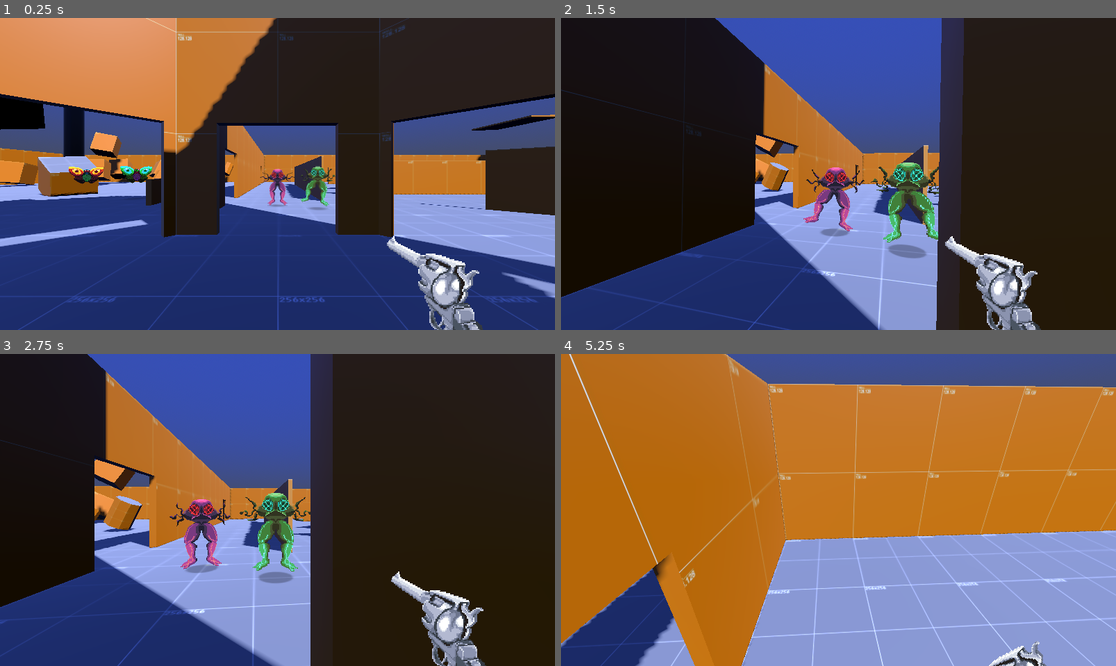
Above: before the commit, frames 1-4 (two rows, left to right).
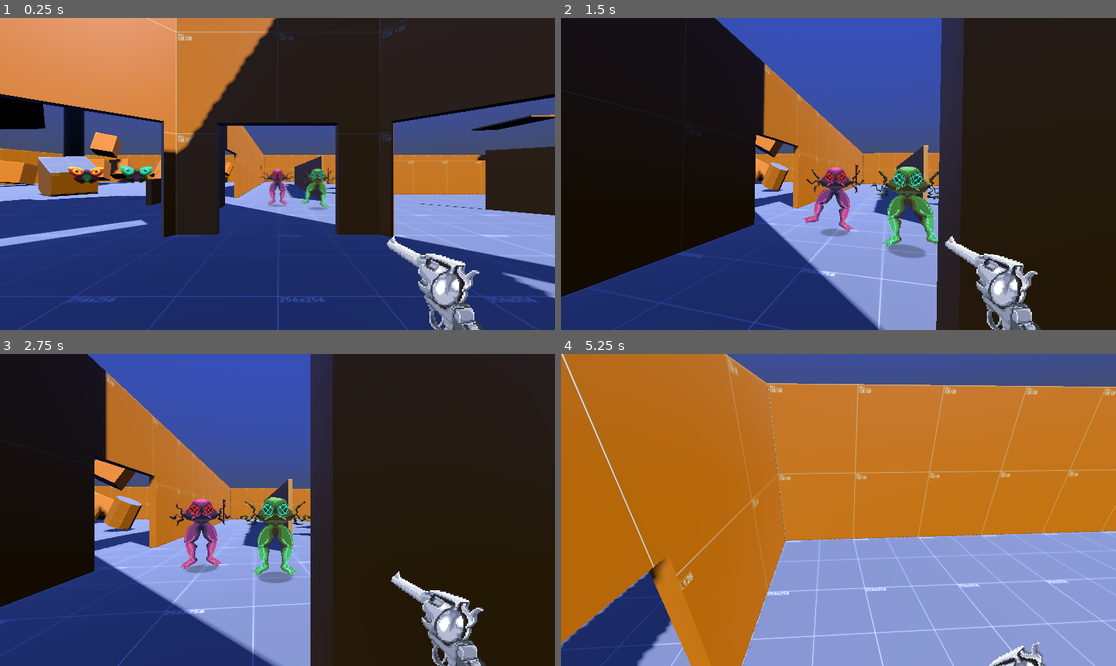
Above: after the commit, the same moments.

Repository: Liloslash/CocoonstrikeV2
Game: Godot game, scene res://world.tscn
Same seed, same stepped clock (60 frames per second), same inputs: the game is played once before the commit and once after it. Sound files missing from this copy of the repository are replaced by a short silence.
Inputs (mouse positions are in pixels of both pictures, inside the frame that each line leads up to):
- Up to frame 1 (0.25 s): no input
- Up to frame 2 (1.5 s): move the mouse to (866, 174) at 0.52 s; hold W (up) from 0.53 s (still down); click (866, 174) at 0.6 s; tap Space (jump) at 0.77 s; move the mouse to (810, 174) at 1.27 s; tap Q (slam) at 1.35 s
- Up to frame 3 (2.75 s): keep holding W (up); tap Space (jump) at 1.52 s; move the mouse to (288, 503) at 2.02 s; click (288, 503) at 2.1 s
- Up to frame 4 (5.25 s): keep holding W (up); move the mouse to (832, 516) at 2.77 s; tap Q (slam) at 2.85, 4.35 s; tap Space (jump) at 3.02, 3.77, 4.52 s; move the mouse to (877, 513) at 3.52 s; click (877, 513) at 3.6 s; tap R (reload) at 4.15 s; move the mouse to (794, 506) at 4.27 s; move the mouse to (844, 510) at 5.02 s; click (844, 510) at 5.1 s

The runs differ from the first frame. In frame 1, 0.6% of the frame differs, in the area x 12-61%, y 47-62%; in frame 2, 1.3%; in frame 3, 1.1%; in frame 4, 3.6%, in the area x 0-100%, y 0-100%.

Commit message:
création d'un effet de mort pour les enemies. mise à jour des docs

Diff:
--- /dev/null
+++ b/Effects/Shaders/pixel_dissolve.gdshader
@@ -0,0 +1,47 @@
+shader_type spatial;
+render_mode unshaded, cull_disabled;
+
+uniform sampler2D texture_albedo;
+
+uniform float dissolve_amount : hint_range(0.0, 1.0) = 0.0;
+uniform float pixel_size : hint_range(1.0, 64.0) = 8.0;
+uniform float edge_glow : hint_range(0.0, 4.0) = 1.5;
+uniform vec3 edge_color : source_color = vec3(1.0, 0.7, 0.2);
+
+float hash(vec2 p) {
+	return fract(sin(dot(p, vec2(127.1, 311.7))) * 43758.5453123);
+}
+
+void fragment() {
+	vec2 uv = UV;
+	ivec2 tex_resolution = textureSize(texture_albedo, 0);
+	vec2 texel = 1.0 / vec2(max(tex_resolution, ivec2(1)));
+	vec2 nearest_uv = (floor(uv / texel) + 0.5) * texel;
+
+	vec2 pixel_uv = nearest_uv;
+	if (pixel_size > 1.0) {
+		pixel_uv = (floor(uv * pixel_size) + 0.5) / pixel_size;
+	}
+	pixel_uv = (floor(pixel_uv / texel) + 0.5) * texel;
+
+	vec4 base_color = texture(texture_albedo, nearest_uv) * COLOR;
+	vec4 pixel_color = texture(texture_albedo, pixel_uv) * COLOR;
+
+	if (base_color.a <= 0.01) {
+		discard;
+	}
+
+	float noise = hash(pixel_uv * 256.0);
+	if (noise < dissolve_amount) {
+		discard;
+	}
+
+	float t = max(clamp((pixel_size - 1.0) / 24.0, 0.0, 1.0), smoothstep(0.15, 0.95, dissolve_amount));
+	vec3 final_rgb = mix(base_color.rgb, pixel_color.rgb, t);
+
+	float border = smoothstep(dissolve_amount, dissolve_amount + 0.05, noise);
+
+	ALBEDO = final_rgb;
+	ALPHA = base_color.a;
+	EMISSION = edge_color * border * edge_glow * base_color.a;
+}
--- a/Enemy/big_monster_v1.gd
+++ b/Enemy/big_monster_v1.gd
@@ -1,4 +1,6 @@
 extends "res://Enemy/enemy_base.gd"
+
+const DISSOLVE_SHADER = preload("res://Effects/Shaders/pixel_dissolve.gdshader")
 
 # === BIG MONSTER V1 ===
 # Ennemi terrestre commun - équilibré entre vitesse et résistance
@@ -6,7 +8,12 @@
 
 # === PARAMÈTRES EXPORTÉS SPÉCIFIQUES AU BIG MONSTER V1 ===
 @export_group("BigMonster V1 - Statistiques")
-@export var big_monster_v1_max_health: int = 125
+@export var big_monster_v1_max_health: int = 62
+
+@export_group("BigMonster V1 - Dissolution")
+@export var death_dissolve_duration: float = 0.45
+@export var death_pixel_size: float = 156.0
+@export var death_edge_glow: float = 1.0
 
 @export_group("BigMonster V1 - Mouvement")
 @export var big_monster_v1_movement_speed: float = 1.0  # Vitesse moyenne de référence
@@ -30,6 +37,9 @@
 # === VARIABLES SPÉCIFIQUES AU BIG MONSTER V1 ===
 var gravity: float  # Gravité pour ce monstre
 var initial_position: Vector3  # Position initiale définie dans la scène
+@onready var dissolve_material: ShaderMaterial = null
+var _dissolve_connection_established: bool = false
+var _dissolve_tween: Tween = null
 
 # === MÉTHODES VIRTUELLES SURCHARGÉES ===
 
@@ -60,6 +70,21 @@
 	# Démarrer l'animation de marche en permanence
 	if sprite and sprite.sprite_frames and sprite.sprite_frames.has_animation("BigMonsterV1IdleAnim"):
 		sprite.play("BigMonsterV1IdleAnim")
+
+	# Préparer le matériau de dissolution pixelisée
+	if sprite:
+		dissolve_material = ShaderMaterial.new()
+		dissolve_material.shader = DISSOLVE_SHADER
+		var average_color: Color = (impact_color_1 + impact_color_2 + impact_color_3 + impact_color_4) / 4.0
+		dissolve_material.set_shader_parameter("dissolve_amount", 0.0)
+		dissolve_material.set_shader_parameter("pixel_size", 1.0)
+		dissolve_material.set_shader_parameter("edge_glow", death_edge_glow)
+		dissolve_material.set_shader_parameter("edge_color", Vector3(average_color.r, average_color.g, average_color.b))
+		sprite.material_override = dissolve_material
+		_update_dissolve_texture()
+		if not _dissolve_connection_established:
+			sprite.frame_changed.connect(_update_dissolve_texture)
+			_dissolve_connection_established = true
 
 func _on_physics_process(_delta: float):
 	# Physique spécifique au BigMonster V1 (terrestre, reste au sol)
@@ -92,11 +117,45 @@
 	pass
 
 func _on_death():
-	# Effets de mort spécifiques au BigMonster V1 (pour plus tard)
-	pass
+	if not sprite or dissolve_material == null:
+		return false
+
+	if _dissolve_connection_established and sprite.frame_changed.is_connected(_update_dissolve_texture):
+		sprite.frame_changed.disconnect(_update_dissolve_texture)
+		_dissolve_connection_established = false
+
+	if _dissolve_tween and _dissolve_tween.is_running():
+		_dissolve_tween.kill()
+
+	_dissolve_tween = create_tween()
+	_dissolve_tween.set_parallel(true)
+	_dissolve_tween.tween_property(dissolve_material, "shader_parameter/dissolve_amount", 1.0, death_dissolve_duration)\
+		.set_trans(Tween.TRANS_CUBIC)\
+		.set_ease(Tween.EASE_IN)
+	_dissolve_tween.tween_property(dissolve_material, "shader_parameter/pixel_size", death_pixel_size, death_dissolve_duration)\
+		.set_trans(Tween.TRANS_CUBIC)\
+		.set_ease(Tween.EASE_OUT)
+
+	_dissolve_tween.finished.connect(func():
+		if is_instance_valid(sprite):
+			sprite.visible = false
+		queue_free()
+	)
+
+	return true
 
 # === MÉTHODE SPÉCIFIQUE AU BIG MONSTER V1 ===
 # Cette méthode sera utilisée par PlayerCombat pour récupérer les couleurs d'impact
 func get_impact_colors() -> Array[Color]:
 	# Retourne les 4 couleurs d'impact du BigMonster V1 (tons rouge/orange/brun)
 	return [impact_color_1, impact_color_2, impact_color_3, impact_color_4]
+
+func _update_dissolve_texture():
+	if not sprite or not sprite.sprite_frames or dissolve_material == null:
+		return
+	var frames: SpriteFrames = sprite.sprite_frames
+	var current_animation: StringName = sprite.animation
+	var current_frame: int = sprite.frame
+	var frame_texture: Texture2D = frames.get_frame_texture(current_animation, current_frame)
+	if frame_texture:
+		dissolve_material.set_shader_parameter("texture_albedo", frame_texture)
--- a/Enemy/big_monster_v1.tscn
+++ b/Enemy/big_monster_v1.tscn
@@ -222,7 +222,7 @@
 script = ExtResource("2_script_v1")
 
 [node name="AnimatedSprite3D" type="AnimatedSprite3D" parent="."]
-texture_filter = 2
+texture_filter = 0
 sprite_frames = SubResource("SpriteFrames_big_monster_v1")
 animation = &"BigMonsterV1WalkAnim"
 autoplay = "BigMonsterV1WalkAnim"
--- a/Enemy/big_monster_v2.gd
+++ b/Enemy/big_monster_v2.gd
@@ -1,4 +1,6 @@
 extends "res://Enemy/enemy_base.gd"
+
+const DISSOLVE_SHADER = preload("res://Effects/Shaders/pixel_dissolve.gdshader")
 
 # === BIG MONSTER V2 ===
 # Ennemi terrestre tank - plus résistant et dangereux que le V1
@@ -6,7 +8,12 @@
 
 # === PARAMÈTRES EXPORTÉS SPÉCIFIQUES AU BIG MONSTER V2 ===
 @export_group("BigMonster V2 - Statistiques")
-@export var big_monster_v2_max_health: int = 155
+@export var big_monster_v2_max_health: int = 62
+
+@export_group("BigMonster V2 - Dissolution")
+@export var death_dissolve_duration: float = 0.45
+@export var death_pixel_size: float = 156.0
+@export var death_edge_glow: float = 1.0
 
 @export_group("BigMonster V2 - Mouvement")
 @export var big_monster_v2_movement_speed: float = 0.75  # 25% plus lent que V1 (1.0 → 0.75)
@@ -30,6 +37,9 @@
 # === VARIABLES SPÉCIFIQUES AU BIG MONSTER V2 ===
 var gravity: float  # Gravité pour ce monstre
 var initial_position: Vector3  # Position initiale définie dans la scène
+@onready var dissolve_material: ShaderMaterial = null
+var _dissolve_connection_established: bool = false
+var _dissolve_tween: Tween = null
 
 # === MÉTHODES VIRTUELLES SURCHARGÉES ===
 
@@ -60,6 +70,20 @@
 	# Démarrer l'animation de marche en permanence (utilise l'animation complexe de BigMonsterV2)
 	if sprite and sprite.sprite_frames and sprite.sprite_frames.has_animation("BigMonsterV2WalkAnim"):
 		sprite.play("BigMonsterV2WalkAnim")
+
+	if sprite:
+		dissolve_material = ShaderMaterial.new()
+		dissolve_material.shader = DISSOLVE_SHADER
+		var average_color: Color = (impact_color_1 + impact_color_2 + impact_color_3 + impact_color_4) / 4.0
+		dissolve_material.set_shader_parameter("dissolve_amount", 0.0)
+		dissolve_material.set_shader_parameter("pixel_size", 1.0)
+		dissolve_material.set_shader_parameter("edge_glow", death_edge_glow)
+		dissolve_material.set_shader_parameter("edge_color", Vector3(average_color.r, average_color.g, average_color.b))
+		sprite.material_override = dissolve_material
+		_update_dissolve_texture()
+		if not _dissolve_connection_established:
+			sprite.frame_changed.connect(_update_dissolve_texture)
+			_dissolve_connection_established = true
 
 func _on_physics_process(_delta: float):
 	# Physique spécifique au BigMonster V2 (terrestre, reste au sol, plus lent)
@@ -92,11 +116,44 @@
 	pass
 
 func _on_death():
-	# Effets de mort spécifiques au BigMonster V2 (pour plus tard)
-	pass
+	if not sprite or dissolve_material == null:
+		return false
+
+	if _dissolve_connection_established and sprite.frame_changed.is_connected(_update_dissolve_texture):
+		sprite.frame_changed.disconnect(_update_dissolve_texture)
+		_dissolve_connection_established = false
+
+	if _dissolve_tween and _dissolve_tween.is_running():
+		_dissolve_tween.kill()
+
+	_dissolve_tween = create_tween()
+	_dissolve_tween.set_parallel(true)
+	_dissolve_tween.tween_property(dissolve_material, "shader_parameter/dissolve_amount", 1.0, death_dissolve_duration)\
+		.set_trans(Tween.TRANS_CUBIC)\
+		.set_ease(Tween.EASE_IN)
+	_dissolve_tween.tween_property(dissolve_material, "shader_parameter/pixel_size", death_pixel_size, death_dissolve_duration)\
+		.set_trans(Tween.TRANS_CUBIC)\
+		.set_ease(Tween.EASE_OUT)
+	_dissolve_tween.finished.connect(func():
+		if is_instance_valid(sprite):
+			sprite.visible = false
+		queue_free()
+	)
+
+	return true
 
 # === MÉTHODE SPÉCIFIQUE AU BIG MONSTER V2 ===
 # Cette méthode sera utilisée par PlayerCombat pour récupérer les couleurs d'impact
 func get_impact_colors() -> Array[Color]:
 	# Retourne les 4 couleurs d'impact du BigMonster V2 (tons violet/gris)
 	return [impact_color_1, impact_color_2, impact_color_3, impact_color_4]
+
+func _update_dissolve_texture():
+	if not sprite or not sprite.sprite_frames or dissolve_material == null:
+		return
+	var frames: SpriteFrames = sprite.sprite_frames
+	var current_animation: StringName = sprite.animation
+	var current_frame: int = sprite.frame
+	var frame_texture: Texture2D = frames.get_frame_texture(current_animation, current_frame)
+	if frame_texture:
+		dissolve_material.set_shader_parameter("texture_albedo", frame_texture)
--- a/Enemy/big_monster_v2.tscn
+++ b/Enemy/big_monster_v2.tscn
@@ -204,7 +204,7 @@
 
 [sub_resource type="CapsuleShape3D" id="CapsuleShape3D_big_monster_v2"]
 radius = 0.375363
-height = 1.17387
+height = 1.06691
 
 [sub_resource type="CapsuleShape3D" id="CapsuleShape3D_area_v2"]
 height = 1.58141
@@ -214,7 +214,7 @@
 script = ExtResource("2_script_v2")
 
 [node name="AnimatedSprite3D" type="AnimatedSprite3D" parent="."]
-texture_filter = 2
+texture_filter = 0
 sprite_frames = SubResource("SpriteFrames_big_monster_v2")
 animation = &"BigMonsterV2WalkAnim"
 autoplay = "BigMonsterV2WalkAnim"
--- a/Enemy/enemy_base.gd
+++ b/Enemy/enemy_base.gd
@@ -226,7 +226,9 @@
 	_disable_collisions()
 
 	# Appeler la méthode virtuelle pour les effets de mort spécifiques
-	_on_death()
+	var death_handled = _on_death()
+	if death_handled == true:
+		return
 
 	# SUPPRESSION DU FREEZE DE MORT - à recréer plus tard selon les besoins
 	queue_free()
--- a/Enemy/papillon_v1.gd
+++ b/Enemy/papillon_v1.gd
@@ -1,4 +1,6 @@
 extends "res://Enemy/enemy_base.gd"
+
+const DISSOLVE_SHADER = preload("res://Effects/Shaders/pixel_dissolve.gdshader")
 
 # === PAPILLON V1 ===
 # Ennemi volant qui hérite de toute la logique commune d'EnemyBase
@@ -40,6 +42,9 @@
 var float_timer: float = 0.0
 var has_ground_contact: bool = false
 var desired_height: float = 0.0
+@onready var dissolve_material: ShaderMaterial = null
+var _dissolve_connection_established: bool = false
+var _dissolve_tween: Tween = null
 
 # === MÉTHODES VIRTUELLES SURCHARGÉES ===
 
@@ -64,6 +69,21 @@
 	# Démarrer l'animation de vol en permanence
 	if sprite and sprite.sprite_frames and sprite.sprite_frames.has_animation("PapillonV1IdleAnim"):
 		sprite.play("PapillonV1IdleAnim")
+
+	# Préparer le matériau de dissolution pixelisée
+	if sprite:
+		dissolve_material = ShaderMaterial.new()
+		dissolve_material.shader = DISSOLVE_SHADER
+		var average_color: Color = (impact_color_1 + impact_color_2 + impact_color_3 + impact_color_4) / 4.0
+		dissolve_material.set_shader_parameter("dissolve_amount", 0.0)
+		dissolve_material.set_shader_parameter("pixel_size", 1.0)
+		dissolve_material.set_shader_parameter("edge_glow", 1.4)
+		dissolve_material.set_shader_parameter("edge_color", Vector3(average_color.r, average_color.g, average_color.b))
+		sprite.material_override = dissolve_material
+		_update_dissolve_texture()
+		if not _dissolve_connection_established:
+			sprite.frame_changed.connect(_update_dissolve_texture)
+			_dissolve_connection_established = true
 
 func _on_physics_process(delta: float):
 	float_timer += delta * float_speed
@@ -100,8 +120,41 @@
 	pass
 
 func _on_death():
-	# Effets de mort spécifiques au papillon (pour plus tard)
-	pass
+	if not sprite or dissolve_material == null:
+		return false
+
+	if _dissolve_connection_established and sprite.frame_changed.is_connected(_update_dissolve_texture):
+		sprite.frame_changed.disconnect(_update_dissolve_texture)
+		_dissolve_connection_established = false
+
+	if _dissolve_tween and _dissolve_tween.is_running():
+		_dissolve_tween.kill()
+
+	_dissolve_tween = create_tween()
+	_dissolve_tween.set_parallel(true)
+	_dissolve_tween.tween_property(dissolve_material, "shader_parameter/dissolve_amount", 1.0, 0.45)\
+		.set_trans(Tween.TRANS_CUBIC)\
+		.set_ease(Tween.EASE_IN)
+	_dissolve_tween.tween_property(dissolve_material, "shader_parameter/pixel_size", 26.0, 0.45)\
+		.set_trans(Tween.TRANS_CUBIC)\
+		.set_ease(Tween.EASE_OUT)
+	_dissolve_tween.finished.connect(func():
+		if is_instance_valid(sprite):
+			sprite.visible = false
+		queue_free()
+	)
+
+	return true
+
+func _update_dissolve_texture():
+	if not sprite or not sprite.sprite_frames or dissolve_material == null:
+		return
+	var frames: SpriteFrames = sprite.sprite_frames
+	var current_animation: StringName = sprite.animation
+	var current_frame: int = sprite.frame
+	var frame_texture: Texture2D = frames.get_frame_texture(current_animation, current_frame)
+	if frame_texture:
+		dissolve_material.set_shader_parameter("texture_albedo", frame_texture)
 
 # === MÉTHODE SPÉCIFIQUE AU PAPILLON ===
 # Cette méthode sera utilisée par PlayerCombat pour récupérer les couleurs d'impact
--- a/Enemy/papillon_v2.gd
+++ b/Enemy/papillon_v2.gd
@@ -1,4 +1,6 @@
 extends "res://Enemy/enemy_base.gd"
+
+const DISSOLVE_SHADER = preload("res://Effects/Shaders/pixel_dissolve.gdshader")
 
 # === PAPILLON V2 ===
 # Ennemi volant plus agressif que le V1
@@ -6,64 +8,76 @@
 
 # === PARAMÈTRES EXPORTÉS SPÉCIFIQUES AU PAPILLON V2 ===
 @export_group("Papillon V2 - Statistiques")
-@export var papillon_max_health: int = 75  # Même PV que le V1
+@export var papillon_max_health: int = 75
 
 @export_group("Papillon V2 - Mouvement")
-@export var papillon_v2_movement_speed: float = 1.5  # 1.5× plus rapide que le V1
+@export var papillon_v2_movement_speed: float = 1.5
 
 @export_group("Papillon V2 - Attaque")
-@export var papillon_v2_damage_dealt: int = 20  # 2× les dégâts du V1 (10 → 20)
+@export var papillon_v2_damage_dealt: int = 20
 
 @export_group("Papillon V2 - Vol")
-@export var hover_height: float = 1.2  # Hauteur cible au-dessus du sol
-@export var float_amplitude: float = 0.15  # Amplitude du flottement (haut/bas)
-@export var float_speed: float = 3.0  # Flottement 2× plus rapide que V1 (1.5 → 3.0)
-@export var hover_strength: float = 10.0  # Force de rappel vers la hauteur cible (un peu plus ferme que V1)
-@export var hover_damping: float = 0.9  # Amortissement pour éviter les oscillations infinies
-@export var gravity_scale: float = 1.0  # Multiplicateur de gravité
-@export var max_hover_ray_distance: float = 10.0  # Distance maximum du raycast vers le sol
-@export var hover_follow_speed: float = 7.5  # Lerp vers la hauteur cible
-@export_flags_3d_physics var hover_collision_mask: int = 1  # Layers considérées comme sol
+@export var hover_height: float = 1.2
+@export var float_amplitude: float = 0.15
+@export var float_speed: float = 3.0
+@export var hover_strength: float = 10.0
+@export var hover_damping: float = 0.9
+@export var gravity_scale: float = 1.0
+@export var max_hover_ray_distance: float = 10.0
+@export var hover_follow_speed: float = 7.5
+@export_flags_3d_physics var hover_collision_mask: int = 1
 
 @export_group("Papillon V2 - Couleurs d'Impact")
-@export var impact_color_1: Color = Color(1.0, 0.4, 0.2, 1)    # Orange
-@export var impact_color_2: Color = Color(1.0, 0.0, 0.2, 1)    # Rouge
-@export var impact_color_3: Color = Color(1.0, 0.7, 0.0, 1)    # Jaune-orange
-@export var impact_color_4: Color = Color(1.0, 0.5, 0.0, 1)    # Orange foncé
+@export var impact_color_1: Color = Color(1.0, 0.4, 0.2, 1)
+@export var impact_color_2: Color = Color(1.0, 0.0, 0.2, 1)
+@export var impact_color_3: Color = Color(1.0, 0.7, 0.0, 1)
+@export var impact_color_4: Color = Color(1.0, 0.5, 0.0, 1)
 
 @export_group("Papillon V2 - Ombre Portée")
-@export var papillon_v2_shadow_size: float = 0.75  # Taille de l'ombre (multiplicateur)
-@export var papillon_v2_shadow_opacity: float = 0.384  # Opacité de l'ombre (0.0 à 1.0)
+@export var papillon_v2_shadow_size: float = 0.75
+@export var papillon_v2_shadow_opacity: float = 0.384
 
 # === VARIABLES SPÉCIFIQUES AU PAPILLON V2 ===
 var gravity: float
 var float_timer: float = 0.0
 var has_ground_contact: bool = false
 var desired_height: float = 0.0
+@onready var dissolve_material: ShaderMaterial = null
+var _dissolve_connection_established: bool = false
+var _dissolve_tween: Tween = null
 
 # === MÉTHODES VIRTUELLES SURCHARGÉES ===
 
 func _on_enemy_ready():
-	# Initialisation spécifique au papillon V2
 	gravity = ProjectSettings.get_setting("physics/3d/default_gravity") * gravity_scale
 
-	# Configuration des collisions spécifique au papillon volant
-	collision_layer = 2  # Ennemi sur la layer 2 (détectable par raycast)
-	collision_mask = 3   # Détecte la layer 0 (environnement) + layer 1 (joueur)
+	collision_layer = 2
+	collision_mask = 3
 
-	# Override des valeurs d'EnemyBase avec celles du papillon V2
 	max_health = papillon_max_health
 	current_health = max_health
 	base_damage_dealt = papillon_v2_damage_dealt
 	movement_speed_multiplier = papillon_v2_movement_speed
 	shadow_size = papillon_v2_shadow_size
 	shadow_opacity = papillon_v2_shadow_opacity
-	# Réappliquer la configuration de l'ombre avec la nouvelle taille
 	_setup_shadow()
 
-	# Démarrer l'animation de vol en permanence
 	if sprite and sprite.sprite_frames and sprite.sprite_frames.has_animation("PapillonV2IdleAnim"):
 		sprite.play("PapillonV2IdleAnim")
+
+	if sprite:
+		dissolve_material = ShaderMaterial.new()
+		dissolve_material.shader = DISSOLVE_SHADER
+		var average_color: Color = (impact_color_1 + impact_color_2 + impact_color_3 + impact_color_4) / 4.0
+		dissolve_material.set_shader_parameter("dissolve_amount", 0.0)
+		dissolve_material.set_shader_parameter("pixel_size", 1.0)
+		dissolve_material.set_shader_parameter("edge_glow", 1.6)
+		dissolve_material.set_shader_parameter("edge_color", Vector3(average_color.r, average_color.g, average_color.b))
+		sprite.material_override = dissolve_material
+		_update_dissolve_texture()
+		if not _dissolve_connection_established:
+			sprite.frame_changed.connect(_update_dissolve_texture)
+			_dissolve_connection_established = true
 
 func _on_physics_process(delta: float):
 	float_timer += delta * float_speed
@@ -94,17 +108,45 @@
 		global_position.y = lerp(global_position.y, desired_height, t)
 		velocity.y = 0.0
 
-
 func _on_damage_taken(_damage: int):
-	# Réactions spécifiques aux dégâts (pour l'instant, rien de spécial)
 	pass
 
 func _on_death():
-	# Effets de mort spécifiques au papillon V2 (pour plus tard)
-	pass
+	if not sprite or dissolve_material == null:
+		return false
 
-# === MÉTHODE SPÉCIFIQUE AU PAPILLON V2 ===
-# Cette méthode sera utilisée par PlayerCombat pour récupérer les couleurs d'impact
+	if _dissolve_connection_established and sprite.frame_changed.is_connected(_update_dissolve_texture):
+		sprite.frame_changed.disconnect(_update_dissolve_texture)
+		_dissolve_connection_established = false
+
+	if _dissolve_tween and _dissolve_tween.is_running():
+		_dissolve_tween.kill()
+
+	_dissolve_tween = create_tween()
+	_dissolve_tween.set_parallel(true)
+	_dissolve_tween.tween_property(dissolve_material, "shader_parameter/dissolve_amount", 1.0, 0.4)\
+		.set_trans(Tween.TRANS_CUBIC)\
+		.set_ease(Tween.EASE_IN)
+	_dissolve_tween.tween_property(dissolve_material, "shader_parameter/pixel_size", 30.0, 0.4)\
+		.set_trans(Tween.TRANS_CUBIC)\
+		.set_ease(Tween.EASE_OUT)
+	_dissolve_tween.finished.connect(func():
+		if is_instance_valid(sprite):
+			sprite.visible = false
+		queue_free()
+	)
+
+	return true
+
 func get_impact_colors() -> Array[Color]:
-	# Retourne les 4 couleurs d'impact du papillon V2 (tons orange/rouge)
 	return [impact_color_1, impact_color_2, impact_color_3, impact_color_4]
+
+func _update_dissolve_texture():
+	if not sprite or not sprite.sprite_frames or dissolve_material == null:
+		return
+	var frames: SpriteFrames = sprite.sprite_frames
+	var current_animation: StringName = sprite.animation
+	var current_frame: int = sprite.frame
+	var frame_texture: Texture2D = frames.get_frame_texture(current_animation, current_frame)
+	if frame_texture:
+		dissolve_material.set_shader_parameter("texture_albedo", frame_texture)
Not shown, added: Effects/Shaders/pixel_dissolve.gdshader.uid
Not shown, changed: Doc_Projet.md
Not shown, changed: Doc_Roadmap.md
